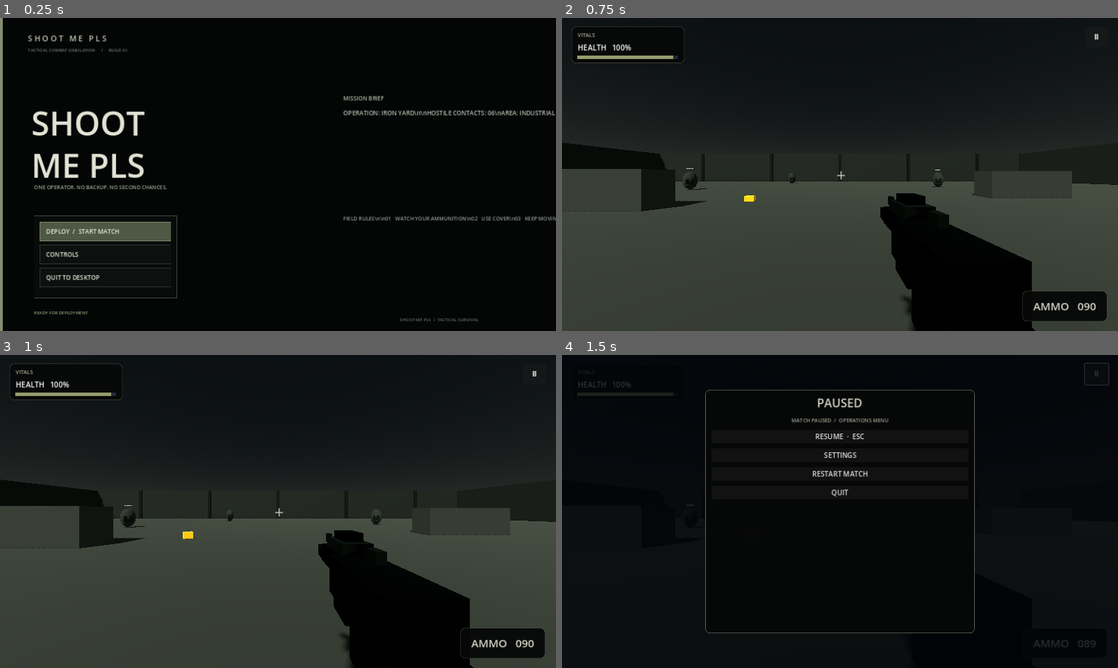
Above: before the commit, frames 1-4 (two rows, left to right).
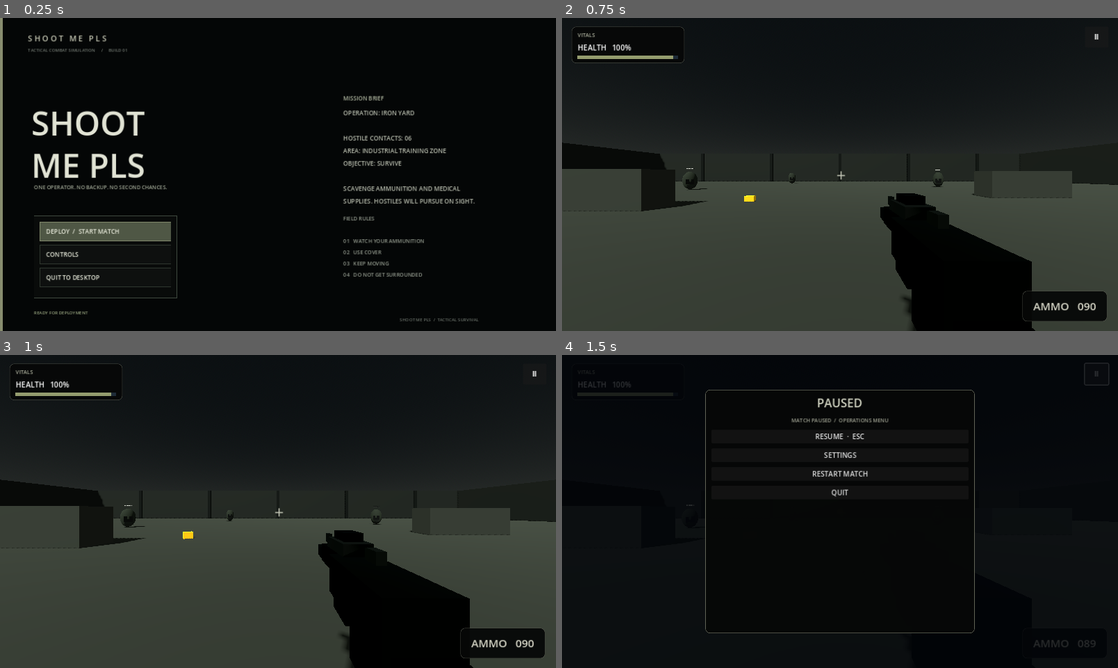
Above: after the commit, the same moments.

Repository: Jigar1234Nob/shootmepls
Game: Godot game, scene res://Scenes/Main.tscn
The game is run twice, just before and just after one commit, with the same random seed, the same clock (stepped at 60 frames per second) and the same inputs.
Inputs:
- Up to frame 1 (0.25 s): no input
- Up to frame 2 (0.75 s): click "DEPLOY / START MATCH" at 0.5 s
- Up to frame 3 (1 s): no input
- Up to frame 4 (1.5 s): click "Ⅱ" at 1.25 s

The runs differ from the first frame. In frame 1, 1.9% of the frame differs, in the area x 61-100%, y 29-83%; in frame 2, nothing differs; in frame 3, nothing differs; in frame 4, nothing differs.

Commit message:
Fix escaped line breaks in start screen

Diff:
--- a/Scripts/Game.gd
+++ b/Scripts/Game.gd
@@ -93,7 +93,7 @@
 	main_menu.add_child(right_title)
 
 	var briefing := Label.new()
-	briefing.text = "OPERATION: IRON YARD\\n\\nHOSTILE CONTACTS: 06\\nAREA: INDUSTRIAL TRAINING ZONE\\nOBJECTIVE: SURVIVE\\n\\nSCAVENGE AMMUNITION AND MEDICAL\\nSUPPLIES. HOSTILES WILL PURSUE ON SIGHT."
+	briefing.text = "OPERATION: IRON YARD\n\nHOSTILE CONTACTS: 06\nAREA: INDUSTRIAL TRAINING ZONE\nOBJECTIVE: SURVIVE\n\nSCAVENGE AMMUNITION AND MEDICAL\nSUPPLIES. HOSTILES WILL PURSUE ON SIGHT."
 	briefing.position = Vector2(790, 208)
 	briefing.custom_minimum_size = Vector2(390, 190)
 	briefing.add_theme_font_size_override("font_size", 14)
@@ -108,7 +108,7 @@
 	main_menu.add_child(divider)
 
 	var rules := Label.new()
-	rules.text = "FIELD RULES\\n\\n01   WATCH YOUR AMMUNITION\\n02   USE COVER\\n03   KEEP MOVING\\n04   DO NOT GET SURROUNDED"
+	rules.text = "FIELD RULES\n\n01   WATCH YOUR AMMUNITION\n02   USE COVER\n03   KEEP MOVING\n04   DO NOT GET SURROUNDED"
 	rules.position = Vector2(790, 452)
 	rules.add_theme_font_size_override("font_size", 12)
 	rules.add_theme_color_override("font_color", Color(0.57, 0.60, 0.55))
